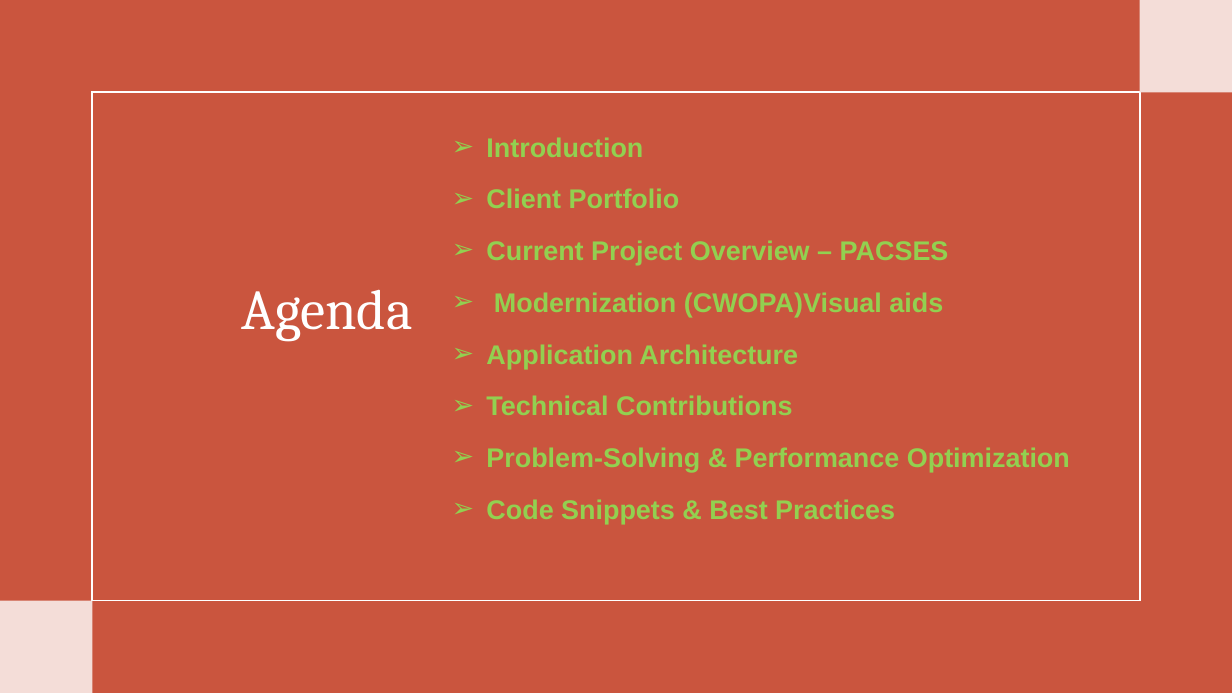
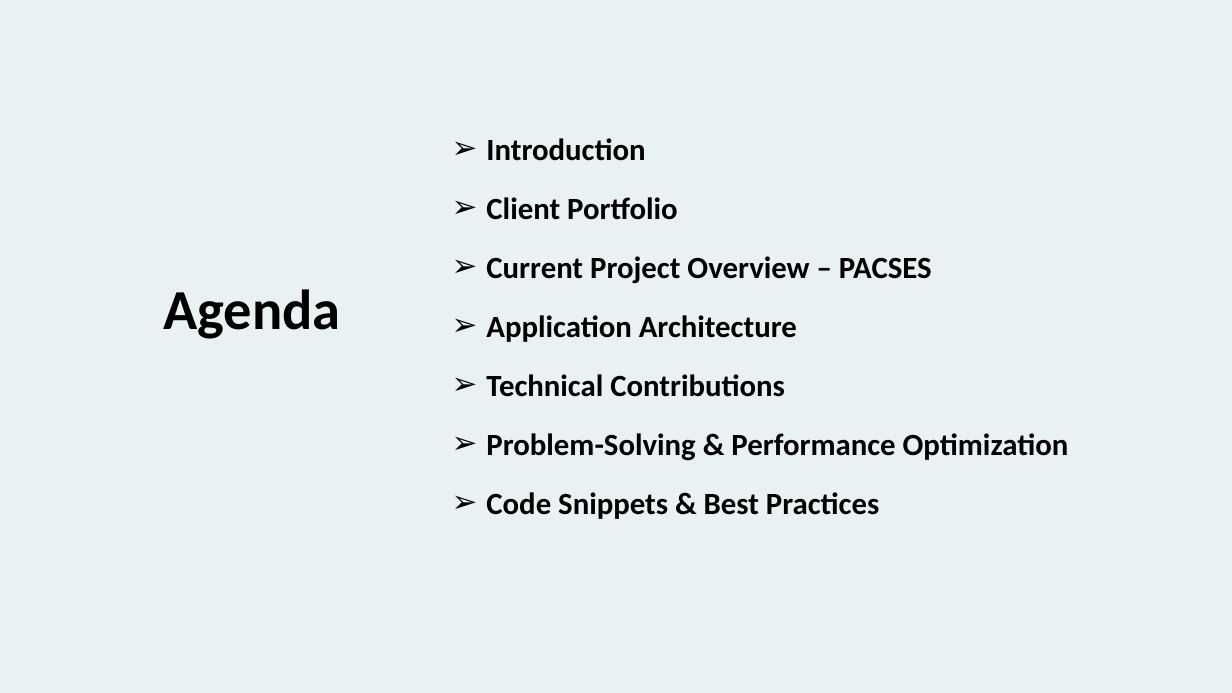
Before and after one commit to ChittaniSwathiTamuc/sel-react-webapp, a slide deck: slide 2 of SEL Presentation.pptx. Drawn at 1232x693 pixels with LibreOffice and Linux fonts; fonts in the diff are those of the drawing. Boxes give left, top, right and bottom in pixels: in the first picture for what was removed or moved away, otherwise in the second. Text is boxed around its words. In the diff, an @@ line names an element or a change of style, - is before the commit and + after.

```diff
--- a/SEL Presentation.pptx
+++ b/SEL Presentation.pptx
@@ background #CA553E to #EAF1F2 @@
@@ rectangle removed at bbox=[1140, 0, 1232, 92] @@
@@ rectangle removed at bbox=[92, 92, 1140, 601] @@
@@ text "Introduction" at bbox=[486, 138, 1069, 519]: size 21 to 24 pt, font Arial to Calibri, text colour #92D050 to #000000 @@
@@ text "Agenda": place and size @@
-text "Agenda" at bbox=[241, 289, 412, 341]
+text "Agenda" at bbox=[163, 289, 340, 339]
@@ text "Agenda" at bbox=[163, 289, 340, 339]: font Cambria to Calibri, text colour #FFFFFF to #000000, bold on @@
@@ text at bbox=[494, 292, 943, 317]: paragraph removed @@
-➢ Modernization (CWOPA)Visual aids
@@ rectangle removed at bbox=[0, 601, 92, 693] @@
```
Also in this commit, not shown: 11 other slides changed, 1 slide added, 1 slide removed.
